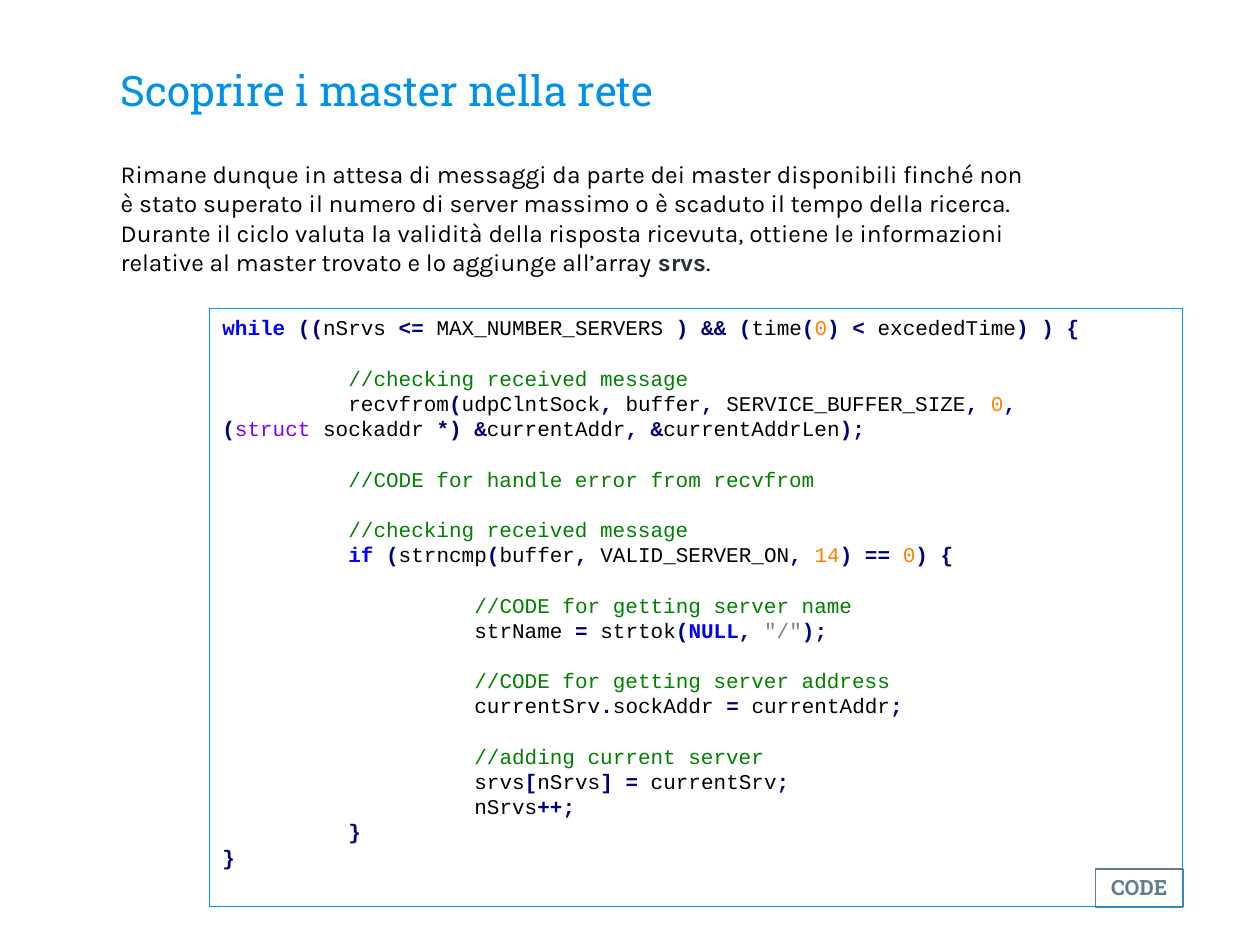
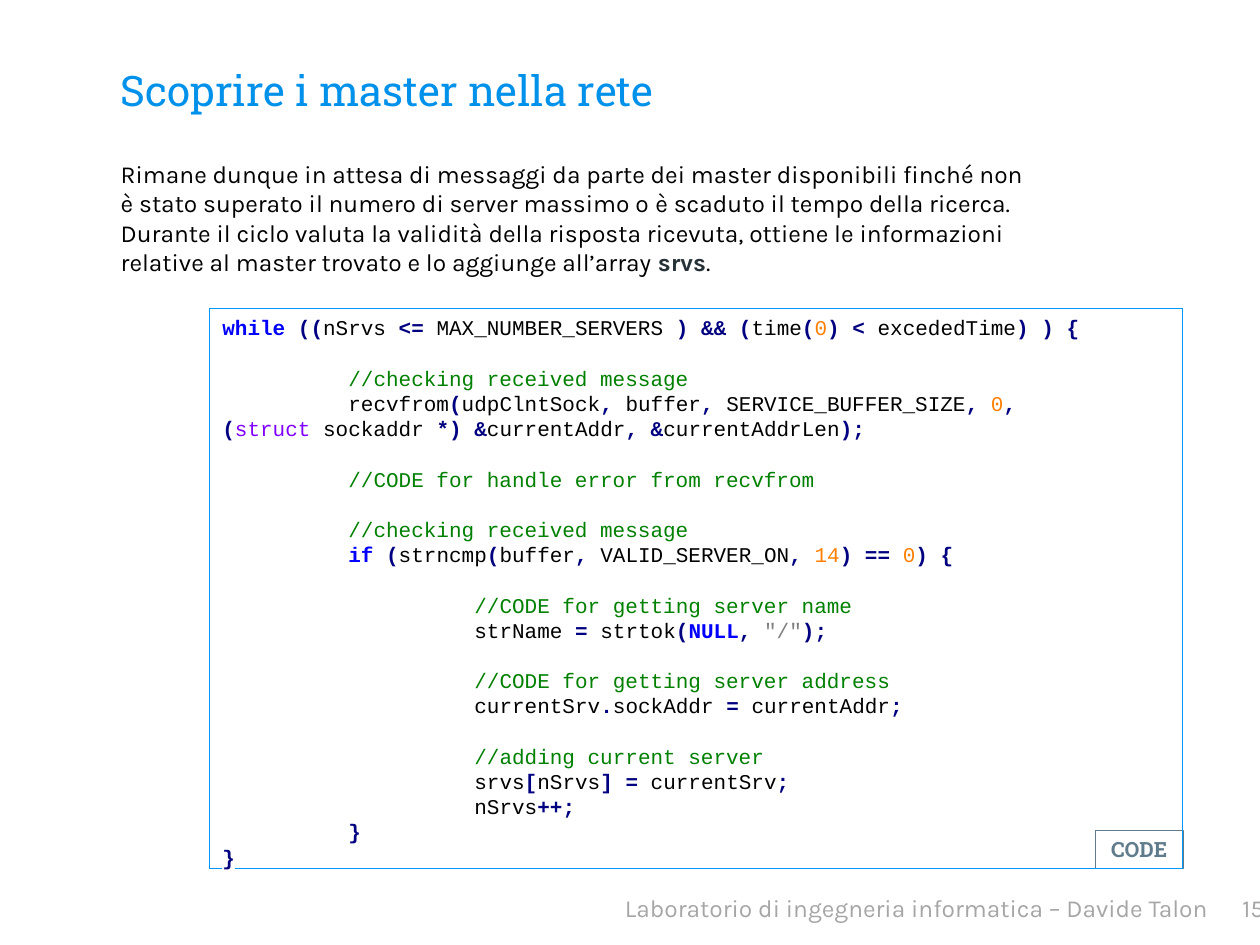
Before and after one commit to davidetalon/link, a slide deck: slide 16 of Presentation slides/Presentazione.pptx (slide 15 before the commit). Drawn at 1260x945 pixels with LibreOffice and Linux fonts; fonts in the diff are those of the drawing; background and template pictures are left out. Boxes give left, top, right and bottom in pixels: in the first picture for what was removed or moved away, otherwise in the second. Text is boxed around its words. In the diff, an @@ line names an element or a change of style, - is before the commit and + after.

```diff
--- a/Presentation slides/Presentazione.pptx
+++ b/Presentation slides/Presentazione.pptx
@@ rectangle "while ((nSrvs <= MAX_NUMBER_SERVERS ) ...": place and size @@
-rectangle "while ((nSrvs <= MAX_NUMBER_SERVERS ) ..." at box(210, 309, 1183, 907)
+rectangle "while ((nSrvs <= MAX_NUMBER_SERVERS ) ..." at box(210, 309, 1183, 868)
@@ rectangle "CODE": place and size @@
-rectangle "CODE" at box(1095, 868, 1182, 906)
+rectangle "CODE" at box(1095, 830, 1182, 868)
@@ text added at box(625, 900, 1260, 923), 14 pt, text #A6A6A6 @@
+Laboratorio di ingegneria informatica – Davide Talon 15
```
Also in this commit, not shown: 25 other slides changed, 2 slides added, 1 slide removed.
